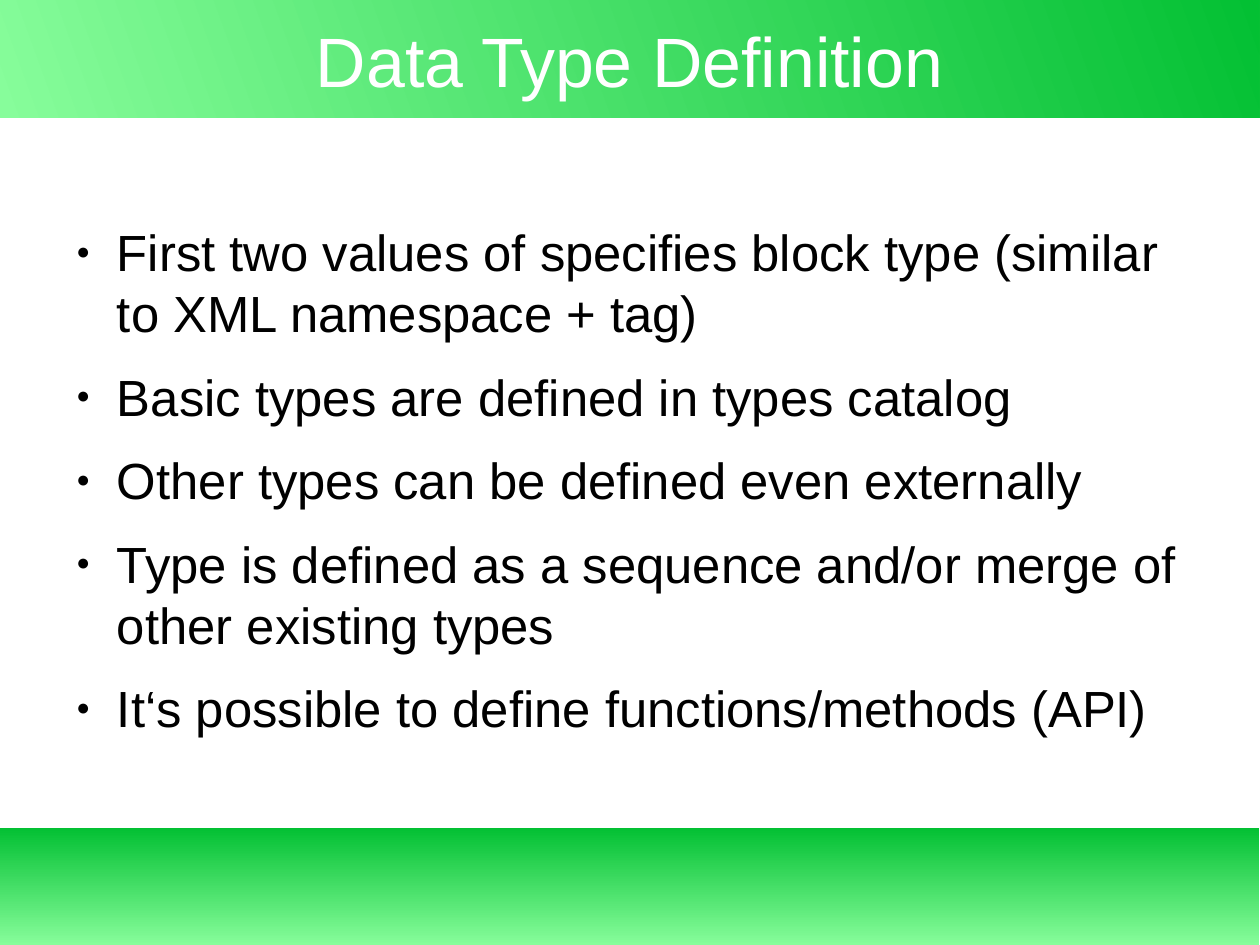
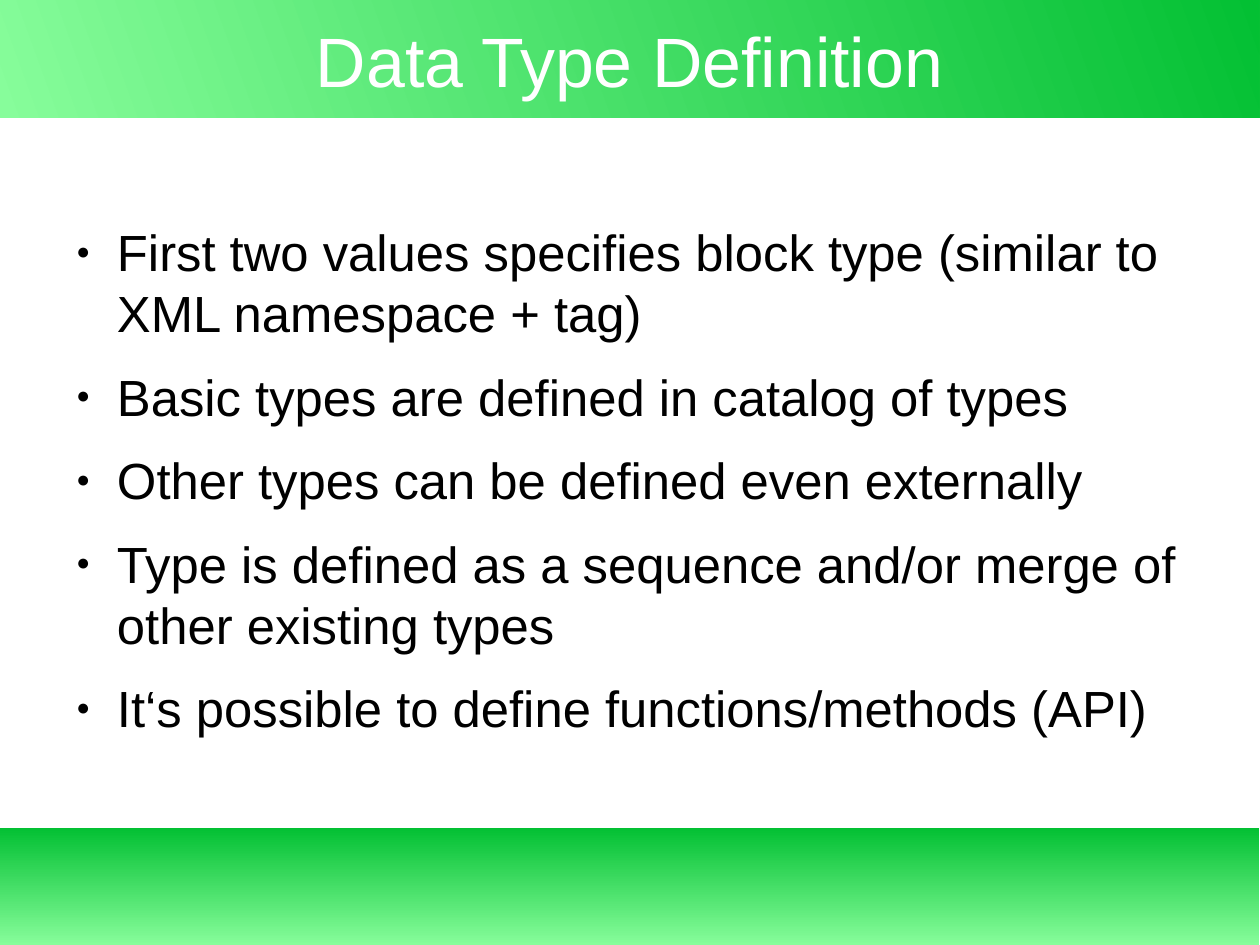
Before and after one commit to exbin/xbup-doc, a slide deck: slide 13 of presentation/binary_concept.odp. Drawn at 1260x945 pixels with LibreOffice and Linux fonts; fonts in the diff are those of the drawing. Boxes give left, top, right and bottom in pixels: in the first picture for what was removed or moved away, otherwise in the second. Text is boxed around its words. In the diff, an @@ line names an element or a change of style, - is before the commit and + after.

```diff
--- a/presentation/binary_concept.odp
+++ b/presentation/binary_concept.odp
@@ text at (117, 234, 1158, 426): text changed @@
-● First two values of specifies block type (similar to XML namespace + tag)
-● Basic types are defined in types catalog
+● First two values specifies block type (similar to XML namespace + tag)
+● Basic types are defined in catalog of types
```
Also in this commit, not shown: 3 other slides changed, 5 slides added, 5 slides removed.
